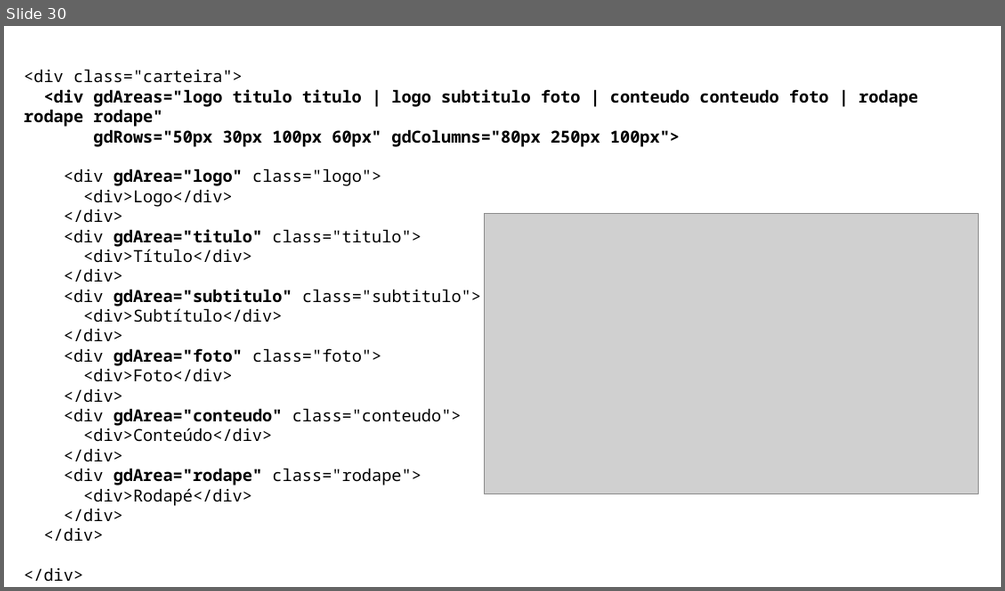
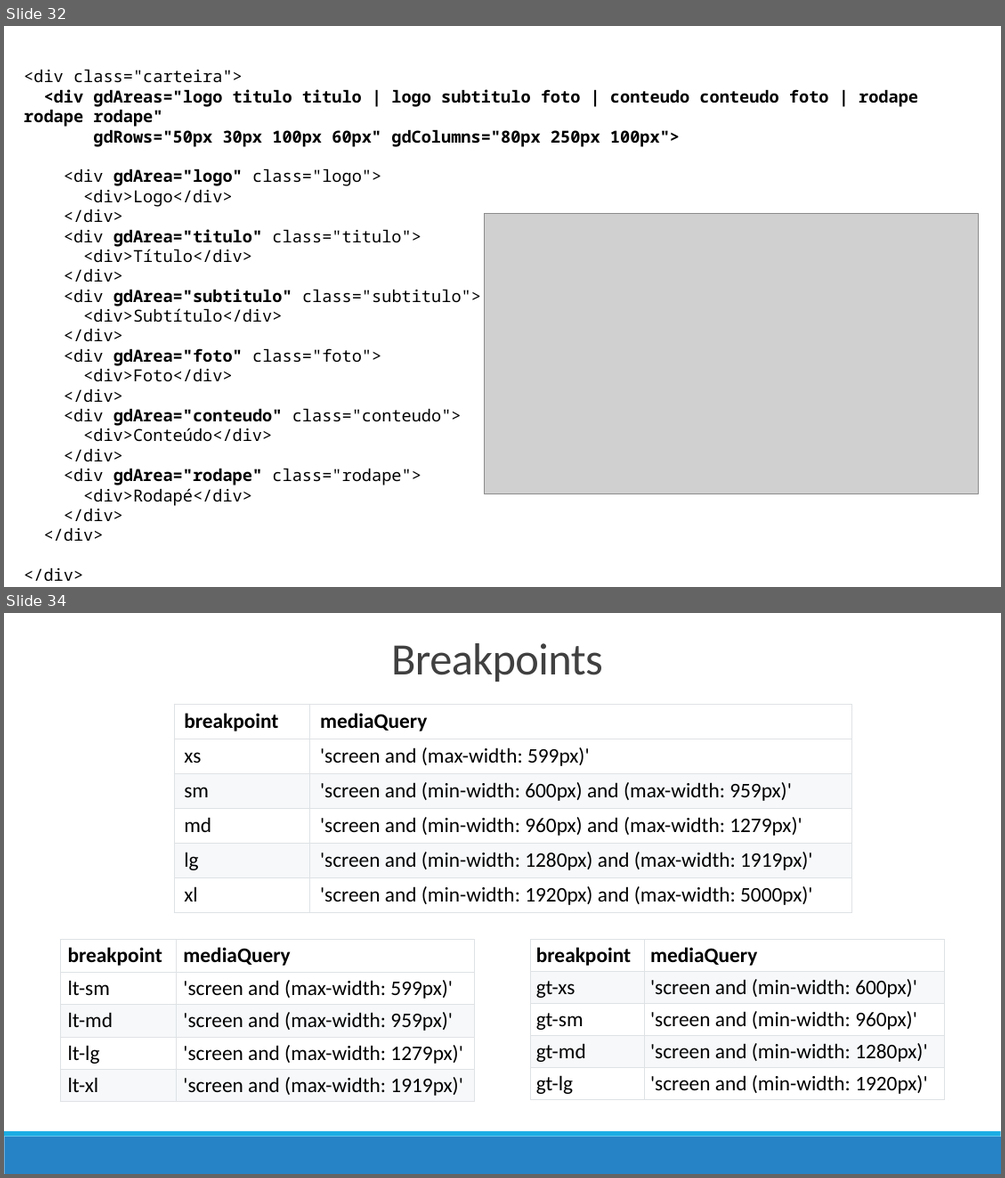
Before and after one commit to eduardoflorence/angular-flex-layout, a slide deck: eduardo-florence-meetup-angular-rio-flex-layout.pptx. Shown one above the other, each under a label of ours: slide 30 before the commit, slides 32 and 34 after it; the slides between them are not shown. The pictures are 1005x591 and 1005x1178 pixels, drawn with LibreOffice and Linux fonts; fonts in the diff are those of the drawing; grey boxes stand for pictures. Boxes give left, top, right and bottom in pixels: in the first picture for what was removed or moved away, otherwise in the second. Text is boxed around its words. In the diff, an @@ line names an element or a change of style, - is before the commit and + after.

```diff
--- a/eduardo-florence-meetup-angular-rio-flex-layout.pptx
+++ b/eduardo-florence-meetup-angular-rio-flex-layout.pptx
@@ slide 34 added at <box>4,613,1001,1174</box>, background #FFFFFF @@
@@ title added at <box>391,643,603,682</box>, 43.2 pt, text #404040 @@
+Breakpoints
@@ table added at <box>174,705,851,910</box>, 6 rows, 2 columns @@
+breakpoint | mediaQuery
+xs | 'screen and (max-width: 599px)'
+sm | 'screen and (min-width: 600px) and (max-width: 959px)'
+md | 'screen and (min-width: 960px) and (max-width: 1279px)'
+lg | 'screen and (min-width: 1280px) and (max-width: 1919px)'
+xl | 'screen and (min-width: 1920px) and (max-width: 5000px)'
@@ table added at <box>60,940,474,1099</box>, 5 rows, 2 columns @@
+breakpoint | mediaQuery
+lt-sm | 'screen and (max-width: 599px)'
+lt-md | 'screen and (max-width: 959px)'
+lt-lg | 'screen and (max-width: 1279px)'
+lt-xl | 'screen and (max-width: 1919px)'
@@ table added at <box>531,940,945,1099</box>, 5 rows, 2 columns @@
+breakpoint | mediaQuery
+gt-xs | 'screen and (min-width: 600px)'
+gt-sm | 'screen and (min-width: 960px)'
+gt-md | 'screen and (min-width: 1280px)'
+gt-lg | 'screen and (min-width: 1920px)'
@@ rectangle added at <box>4,1136,1001,1174</box>, fill #2683C6 @@
@@ rectangle added at <box>4,1131,1001,1136</box>, fill #1CADE4 @@
@@ what was slide 30 is now slide 32 @@
```
Also in this commit, not shown: 13 slides changed, 11 other slides added, 2 slides removed, 2 other files.
